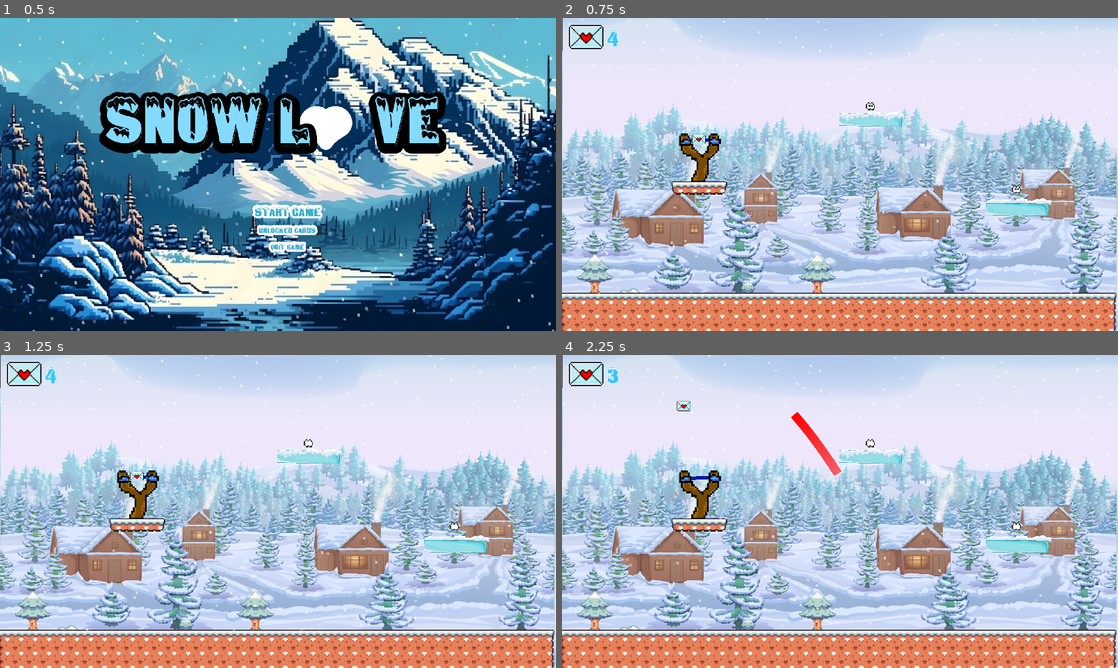
Above: before the commit, frames 1-4 (two rows, left to right).
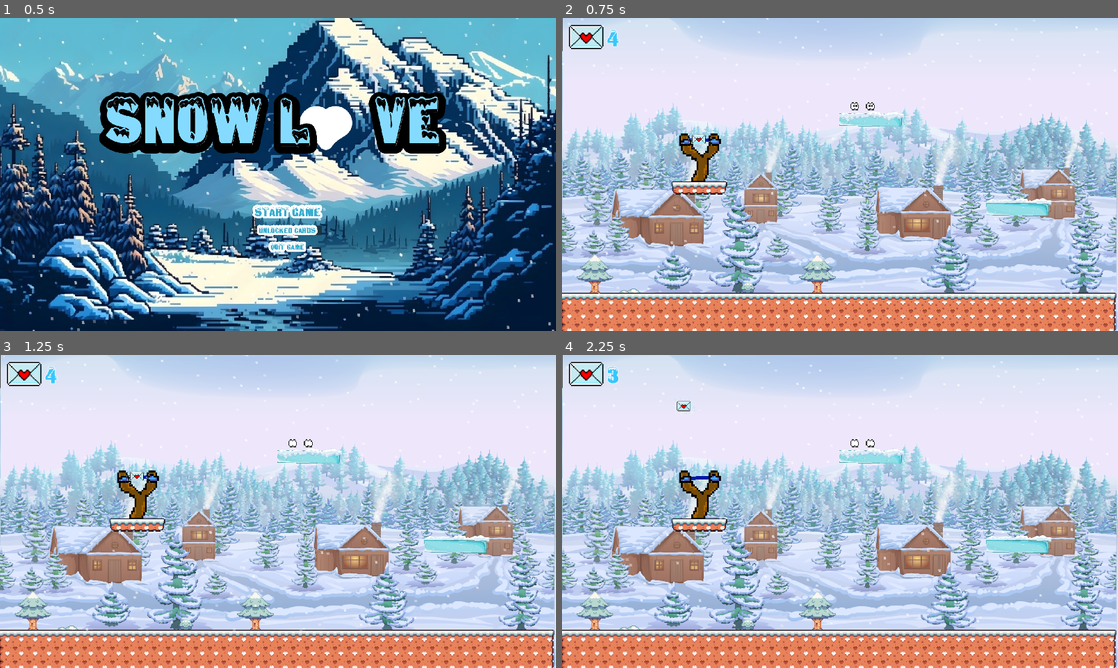
Above: after the commit, the same moments.

Repository: PedroVenanci0/Snow-Love
Game: Godot game, scene res://scenes/menu_principal.tscn
The game is run twice, just before and just after one commit, with the same random seed, the same clock (stepped at 60 frames per second) and the same inputs.
Inputs (mouse positions are in pixels of both pictures, inside the frame that each line leads up to):
- Up to frame 1 (0.5 s): no input
- Up to frame 2 (0.75 s): click "Start Game" at 0.5 s
- Up to frame 3 (1.25 s): no input
- Up to frame 4 (2.25 s): move the mouse to (962, 495) at 1.27 s; press the mouse at (962, 495) at 1.28 s; release the mouse at (962, 495) at 2 s; drag from (728, 527) to (867, 442) at 2.02 s

Frame 1 is identical in both runs. In frame 2, less than 0.1% of the frame differs, in the area x 51-83%, y 26-56%; in frame 3, less than 0.1%; in frame 4, 0.4%, in the area x 41-83%, y 18-56%.

Commit message:
feat: added physincs in the blocks and modified script player

Diff:
--- a/scenes/bloco.tscn
+++ b/scenes/bloco.tscn
@@ -1,9 +1,11 @@
-[gd_scene load_steps=3 format=3 uid="uid://dgrd25lfmuysk"]
+[gd_scene load_steps=4 format=3 uid="uid://dgrd25lfmuysk"]
 
 [ext_resource type="Script" path="res://script/bloco.gd" id="1_ocrew"]
 
 [sub_resource type="RectangleShape2D" id="RectangleShape2D_2pls5"]
-size = Vector2(18, 18)
+size = Vector2(16, 17)
+
+[sub_resource type="RectangleShape2D" id="RectangleShape2D_ukyp2"]
 
 [node name="Bloco" type="RigidBody2D"]
 mass = 1000.0
@@ -16,6 +18,15 @@
 offset_bottom = 10.0
 
 [node name="CollisionShape2D" type="CollisionShape2D" parent="."]
+position = Vector2(0, 0.5)
 shape = SubResource("RectangleShape2D_2pls5")
 
+[node name="Area2D" type="Area2D" parent="."]
+collision_layer = 0
+collision_mask = 2
+
+[node name="CollisionShape2D" type="CollisionShape2D" parent="Area2D"]
+shape = SubResource("RectangleShape2D_ukyp2")
+
 [connection signal="body_entered" from="." to="." method="_on_body_entered"]
+[connection signal="body_entered" from="Area2D" to="." method="_on_area_2d_body_entered"]
--- a/scenes/launchable_card_update.tscn
+++ b/scenes/launchable_card_update.tscn
@@ -1,8 +1,7 @@
-[gd_scene load_steps=24 format=3 uid="uid://bx17gyp3v7exd"]
+[gd_scene load_steps=22 format=3 uid="uid://bx17gyp3v7exd"]
 
 [ext_resource type="Script" path="res://script/LaunchableCardUpdate.gd" id="1_8ybfg"]
 [ext_resource type="Texture2D" uid="uid://cmjdlh5jdyfg4" path="res://assets/carta e estilingue/carta gelada.png" id="2_cda3s"]
-[ext_resource type="PackedScene" uid="uid://xd2bt63smyso" path="res://scenes/trial.tscn" id="3_kdmm5"]
 
 [sub_resource type="PhysicsMaterial" id="PhysicsMaterial_fwsqg"]
 bounce = 0.21
@@ -130,9 +129,6 @@
 [sub_resource type="RectangleShape2D" id="RectangleShape2D_pj35o"]
 size = Vector2(9, 15)
 
-[sub_resource type="Gradient" id="Gradient_rxkb2"]
-colors = PackedColorArray(1, 0, 0, 1, 1, 0, 0, 0.592157)
-
 [node name="LaunchableCardUpdate" type="RigidBody2D"]
 collision_layer = 3
 collision_mask = 3
@@ -153,5 +149,4 @@
 rotation = 1.5708
 shape = SubResource("RectangleShape2D_pj35o")
 
-[node name="Trial" parent="." instance=ExtResource("3_kdmm5")]
-gradient = SubResource("Gradient_rxkb2")
+[connection signal="body_entered" from="." to="." method="_on_body_entered"]
--- a/scenes/player.tscn
+++ b/scenes/player.tscn
@@ -184,13 +184,13 @@
 "duration": 1.0,
 "texture": SubResource("AtlasTexture_ec03k")
 }],
-"loop": true,
+"loop": false,
 "name": &"sad",
 "speed": 5.0
 }]
 
-[sub_resource type="CircleShape2D" id="CircleShape2D_tqtus"]
-radius = 3.0
+[sub_resource type="RectangleShape2D" id="RectangleShape2D_voccd"]
+size = Vector2(4.19214, 4.49472)
 
 [sub_resource type="RectangleShape2D" id="RectangleShape2D_hfx34"]
 size = Vector2(8, 8)
@@ -202,12 +202,13 @@
 [node name="AnimatedSprite2D" type="AnimatedSprite2D" parent="."]
 position = Vector2(1, -16)
 sprite_frames = SubResource("SpriteFrames_o6sih")
-animation = &"Idle"
+animation = &"sad"
 autoplay = "Idle"
 
 [node name="CollisionShape2D" type="CollisionShape2D" parent="."]
-position = Vector2(0, -4)
-shape = SubResource("CircleShape2D_tqtus")
+position = Vector2(0.5, -4.5)
+scale = Vector2(1.19271, 1.11242)
+shape = SubResource("RectangleShape2D_voccd")
 
 [node name="Area2D" type="Area2D" parent="."]
 collision_layer = 0
--- a/scenes/world_01.tscn
+++ b/scenes/world_01.tscn
@@ -445,7 +445,7 @@
 position = Vector2(341, 57)
 
 [node name="Player2" parent="." instance=ExtResource("4_niov7")]
-position = Vector2(509, 153)
+position = Vector2(323, 57)
 
 [node name="BG" type="ParallaxBackground" parent="."]
 scroll_offset = Vector2(409.688, 109.211)
--- a/script/Global.gd
+++ b/script/Global.gd
@@ -7,6 +7,7 @@
 var holding : bool
 var numberCards = 0
 var playerLoving = 0
+var launched : bool
 
 func _ready():
 	pass
@@ -15,7 +16,6 @@
 
 func _process(delta):
 	if playerLoving == 2:
-		#await get_tree().create_timer(1).timeout
 		get_tree().change_scene_to_file("res://scenes/vitoria.tscn")
 
 	# DEBUG: Atalho para reiniciar cena
--- a/script/LaunchableCard.gd
+++ b/script/LaunchableCard.gd
@@ -12,7 +12,7 @@
 func _process(delta):
 	# Obter posicao do mouse
 	mousePos = get_global_mouse_position()
-	print("Mousepos: ", mousePos)
+	#print("Mousepos: ", mousePos)
 
 	if pressed:
 		position = mousePos;
@@ -26,15 +26,15 @@
 	if event is InputEventMouseButton:
 		# Saber se eu pressionei
 		if event.is_pressed():
-			print("segurando")
+			#print("segurando")
 			pressed = true;
 			launched = false;
 			originalPos = global_position;
-			print("Posição original: ", originalPos)
+			#print("Posição original: ", originalPos)
 
 		# Ou se soltei
 		if event.is_released():
-			print("solto")
+			#print("solto")
 			pressed = false;
 
 			# Calcular a diferença entre a origem e o atual.
@@ -42,5 +42,5 @@
 			launched = true;
 			launchDir = global_position - originalPos;
 			launchDir *= Vector2(-1, -1);
-			print("Soltei na posiçao: ", global_position)
-			print("Criando portanto um launchDir de ", launchDir)
+			#print("Soltei na posiçao: ", global_position)
+			#print("Criando portanto um launchDir de ", launchDir)
--- a/script/LaunchableCardUpdate.gd
+++ b/script/LaunchableCardUpdate.gd
@@ -1,17 +1,29 @@
 extends RigidBody2D
 class_name Card
 
+@onready var line_2d = $Line2D
 @onready var player = $"../Player"
 @onready var player_2 = $"../Player2"
 
 @onready var animated_sprite_2d = $AnimatedSprite2D
+# Lista para armazenar os pontos do rastro
+var trail_points = []
 
+# Tempo entre atualizações dos pontos do rastro (em segundos)
+var trail_update_interval = 0.1
+var time_since_last_update = 0.0
+
+# Duração máxima do rastro (em segundos)
+var trail_duration = 2.0
 
 var dragging
 var dragStart = Vector2.ZERO;
 var initialPos = Vector2.ZERO;
 
 func _ready():
+	# Inicialize o rastro com o ponto inicial
+	trail_points.append(global_position)
+	# Define a posição inicial da carta
 	initialPos = position;
 
 func _process(delta):
@@ -29,13 +41,16 @@
 		linear_velocity = Vector2.ZERO;
 
 
-func _input(event):
-	pass
-	#if event.is_action_pressed("mouse_button") and !dragging:
-		#dragging = true
-		#dragStart = get_global_mouse_position()
-	#if event.is_action_released("mouse_button") and dragging:
-		#dragging = false
-		#var _dragEnd = get_global_mouse_position()
-		#var dir = dragStart - _dragEnd
-		#apply_impulse(dir * 5)
+
+
+
+
+
+
+
+func _on_body_entered(body):
+	var direcao = -(body.position - self.position).normalized()
+	var velocidade_corpo = body.linear_velocity
+	var velocidade_relativa = velocidade_corpo - linear_velocity / 2
+	var impulso = direcao * velocidade_relativa.length() * mass
+	apply_impulse(impulso, Vector2.ZERO)
--- a/script/Slingshot.gd
+++ b/script/Slingshot.gd
@@ -39,6 +39,7 @@
 
 
 func _process(delta):
+	Global.launched = launched
 	# Atualizar função de desenho
 	queue_redraw();
 
@@ -80,7 +81,7 @@
 	return _dir;
 
 func launchCard():
-	print("Catapimbas lá vai carta carai");
+	#print("Catapimbas lá vai carta carai");
 	var _dir = getLaunchDir();
 	projectile.linear_velocity = Vector2.ZERO;
 	projectile.apply_impulse(_dir * 10);
@@ -89,7 +90,6 @@
 	Global.numberCards -= 1
 	Global.sucessful = true;
 	launched = true;
-
 	await get_tree().create_timer(2.5).timeout
 	if Global.numberCards == 0:
 		get_tree().change_scene_to_file("res://scenes/game_over.tscn")
--- a/script/bloco.gd
+++ b/script/bloco.gd
@@ -1,17 +1,13 @@
 extends RigidBody2D
-
-var impulse_strength = 1000  # Força do impulso inicial
 
 func _ready():
 	pass
 
-# Chamada quando outro corpo entra na área do bloco
-func _on_body_entered(body):
-	var direction = (body.global_position - global_position).normalized()
-	apply_impulse_to_block(direction, impulse_strength)
-	print("entrei")
-
-# Função para aplicar um impulso ao bloco
-func apply_impulse_to_block(direction, strength):
-	$RigidBody2D.apply_impulse(Vector2.ZERO, direction.normalized() * strength)
-	print("agora")
+# Chamado quando outro corpo entra na área do bloco
+func _on_area_2d_body_entered(body):
+	if body is RigidBody2D:
+		var direcao = -(body.position - self.position).normalized()
+		var velocidade_corpo = body.linear_velocity
+		var velocidade_relativa = velocidade_corpo - linear_velocity
+		var impulso = (direcao * velocidade_relativa.length() * mass) / 1.5
+		apply_impulse(impulso, Vector2.ZERO)
--- a/script/player.gd
+++ b/script/player.gd
@@ -4,6 +4,7 @@
 const JUMP_VELOCITY = -400.0
 var collinding : bool = false
 var hitted : bool = true
+var Die : bool = false
 @onready var animated_sprite_2d = $AnimatedSprite2D
 
 func _ready():
@@ -17,14 +18,22 @@
 	if Global.cartasDesbloqueadas == 3:
 		get_tree().change_scene_to_file("res://scenes/vitoria.tscn")
 	stateAnimation()
+	if Global.numberCards == 0:
+		Die = true
 
 func stateAnimation():
 	var _state = "Idle"
-	if collinding:
-		_state = "Happy"
-	if Global.numberCards == 0:
-		_state = "Die"
-	animated_sprite_2d.play(_state)
+	if Die:
+		_state = "sad"
+		animated_sprite_2d.play("sad")
+		set_process(false)
+		await animated_sprite_2d.animation_finished
+		animated_sprite_2d.pause()
+
+	else:
+		if collinding:
+			_state = "Happy"
+		animated_sprite_2d.play(_state)
 
 func _on_area_2d_body_entered(body):
 	$Area2D/CollisionShape2D.set_deferred("disabled", true)
